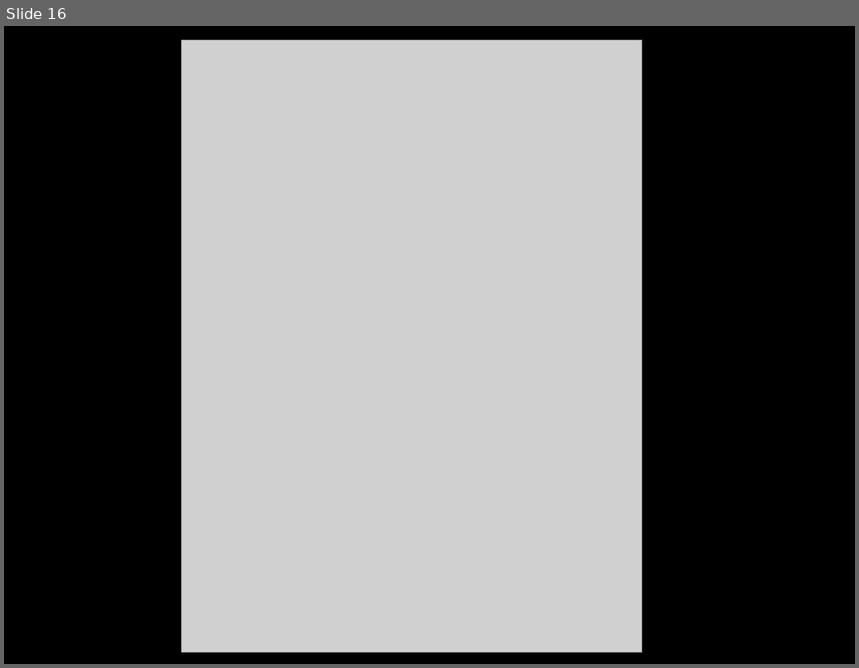
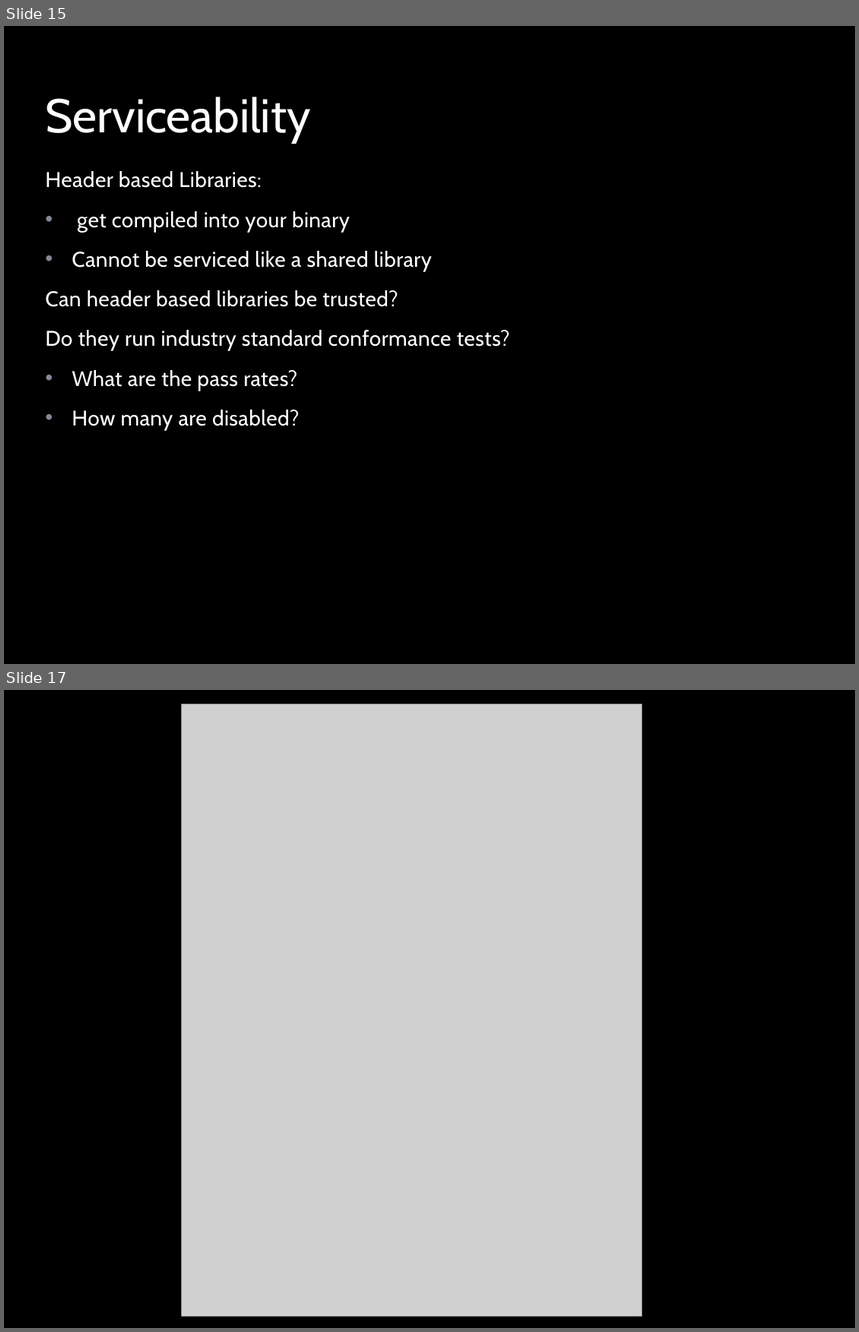
Before and after one commit to stevemac321/whyc, a slide deck: whyc.pptx. Shown one above the other, each under a label of ours: slide 16 before the commit, slides 15 and 17 after it; the slides between them are not shown. The pictures are 859x668 and 859x1332 pixels, drawn with LibreOffice and Linux fonts; fonts in the diff are those of the drawing; grey boxes stand for pictures; background and template pictures are left out. Boxes give left, top, right and bottom in pixels: in the first picture for what was removed or moved away, otherwise in the second. Text is boxed around its words. In the diff, an @@ line names an element or a change of style, - is before the commit and + after.

```diff
--- a/whyc.pptx
+++ b/whyc.pptx
@@ slide 15 added at bbox=[4, 26, 855, 664], background picture (left out); not listed: 1 template element that a slide beside it also shows @@
@@ title added at bbox=[45, 97, 310, 144], 40 pt, text #FFFFFF @@
+Serviceability
@@ text added at bbox=[45, 171, 510, 430], 18 pt, text #FFFFFF @@
+Header based Libraries:
+• get compiled into your binary
+• Cannot be serviced like a shared library
+Can header based libraries be trusted?
+Do they run industry standard conformance tests?
+• What are the pass rates?
+• How many are disabled?
@@ what was slide 16 is now slide 17 @@
```
Also in this commit, not shown: 7 slides changed, 3 other slides added, 2 slides removed.
